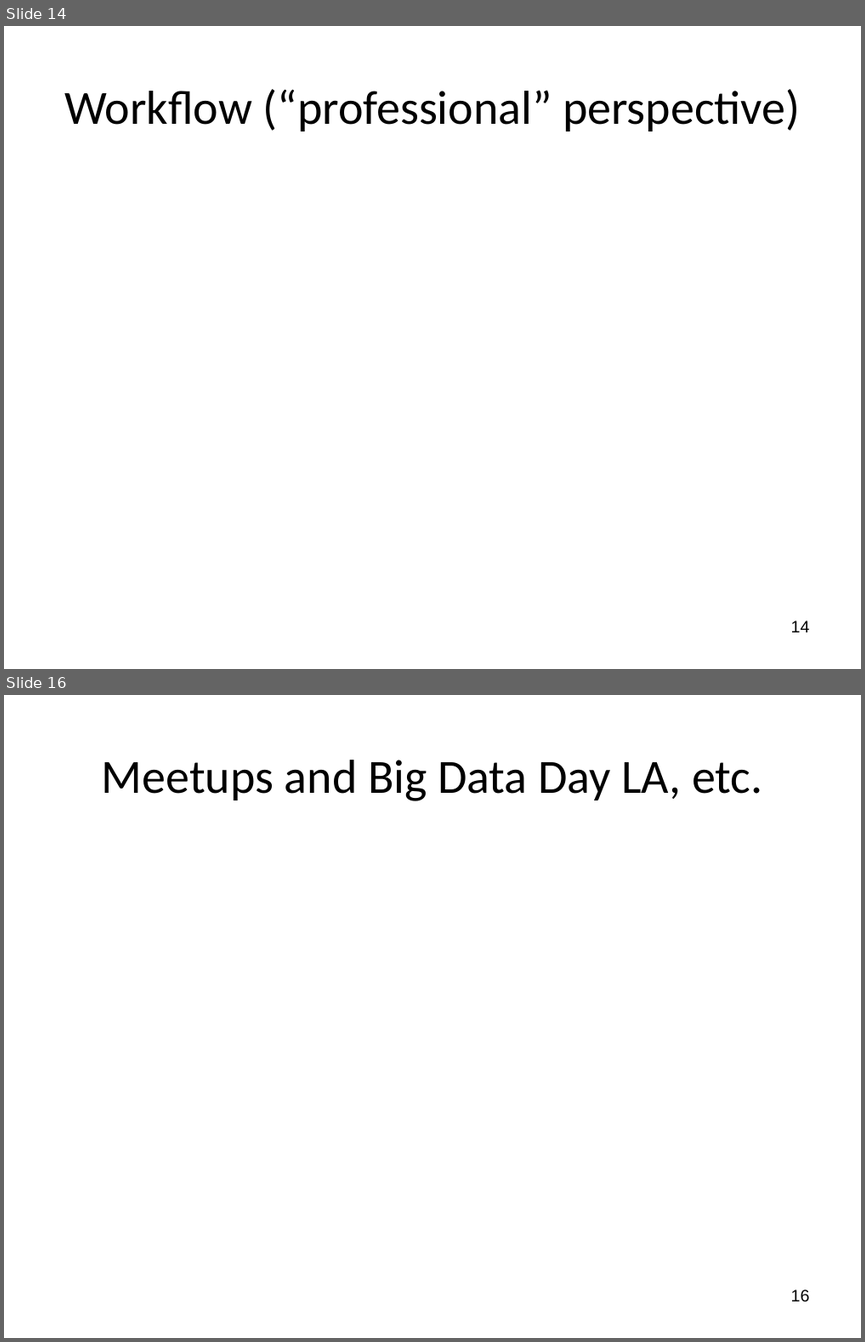
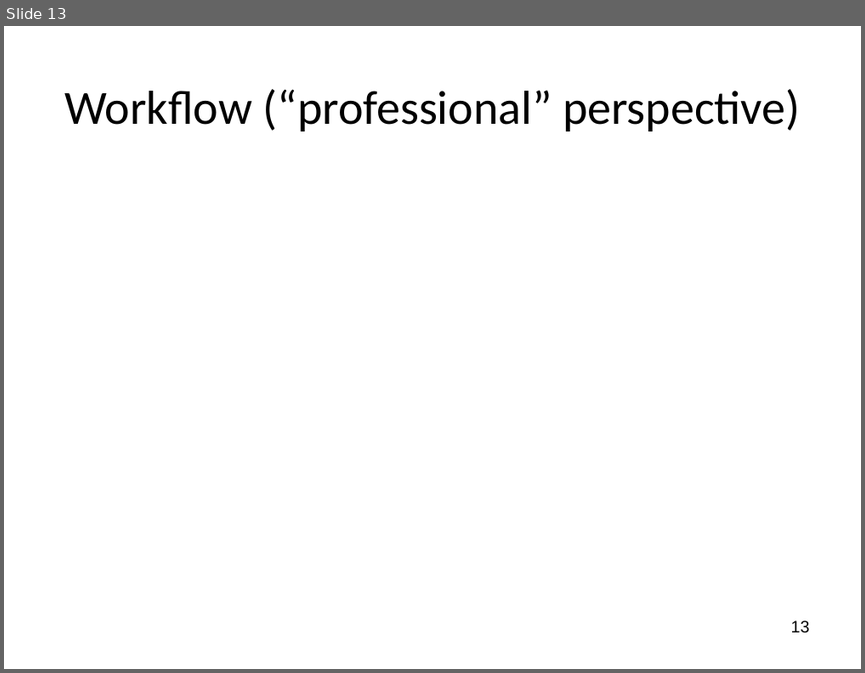
Before and after one commit to wsphd/datajam2018, a slide deck: dj2018.pptx. Shown one above the other, each under a label of ours: slides 14 and 16 before the commit, slide 13 after it; the slides between them are not shown. The pictures are 865x1342 and 865x673 pixels, drawn with LibreOffice and Linux fonts; fonts in the diff are those of the drawing. Boxes give left, top, right and bottom in pixels: in the first picture for what was removed or moved away, otherwise in the second. Text is boxed around its words. In the diff, an @@ line names an element or a change of style, - is before the commit and + after.

```diff
--- a/dj2018.pptx
+++ b/dj2018.pptx
@@ slide 16 removed at (4, 695, 861, 1338), background #FFFFFF @@
@@ title removed at (102, 760, 762, 801) @@
-Meetups and Big Data Day LA, etc.
@@ page number removed at (791, 1289, 810, 1302) @@
-16
@@ what was slide 14 is now slide 13 @@
@@ page number at (791, 620, 810, 633): text changed @@
-14
+13
```
Also in this commit, not shown: 2 slides changed, 1 slide added, 1 other slide removed.
